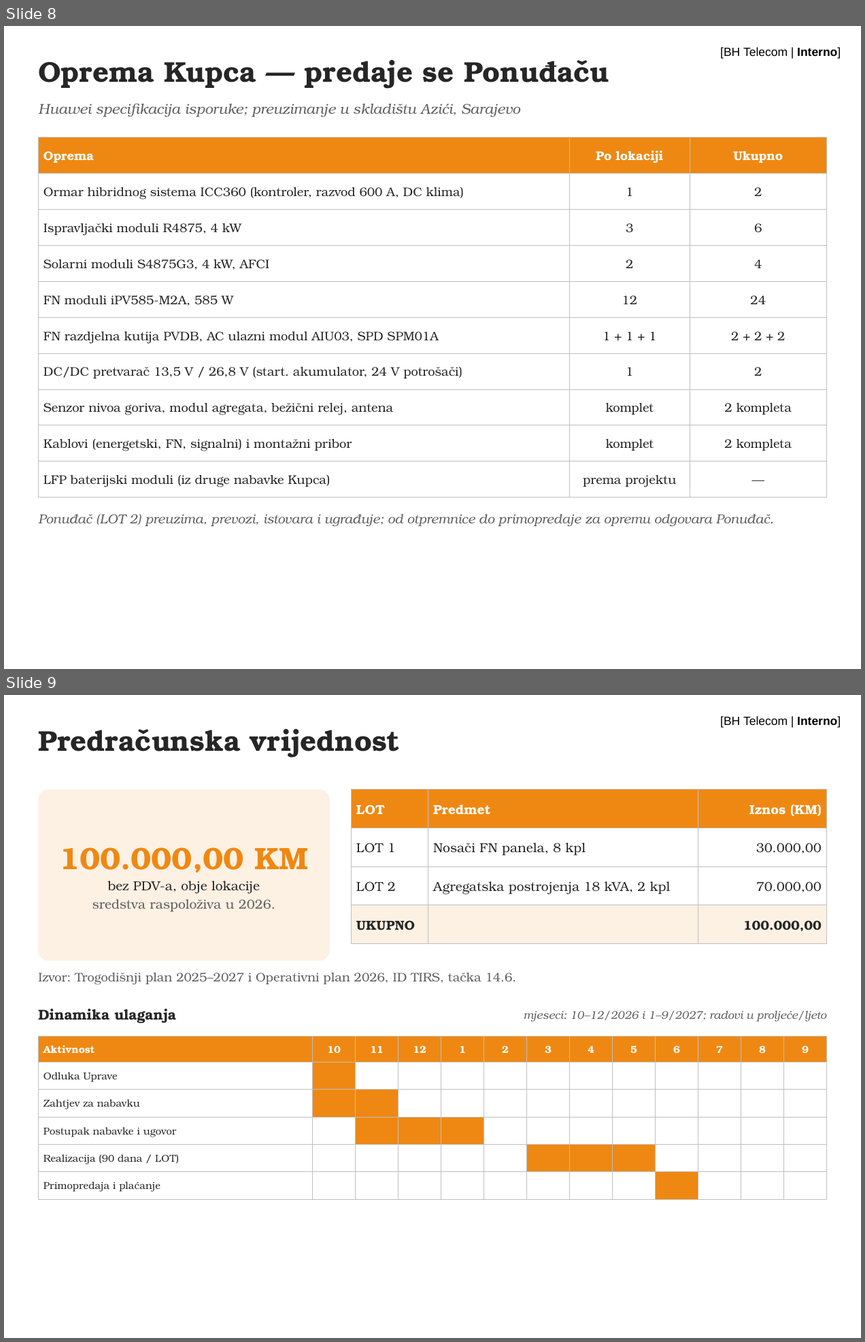
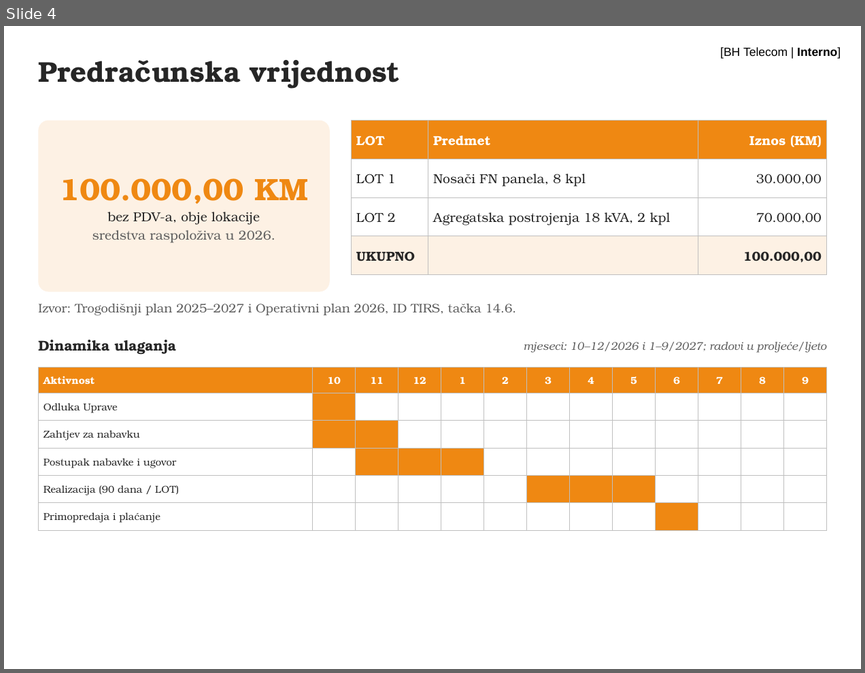
Before and after one commit to ruledicaprio/solar-rfp-engine, a slide deck: rfp-hybrid-solar-td/TD-OUTPUT/5. Prezentacija planirane nabavke - hibridni sistemi BS Sjednica i BS Hamzići.pptx. Shown one above the other, each under a label of ours: slides 8 and 9 before the commit, slide 4 after it. The pictures are 865x1342 and 865x673 pixels, drawn with LibreOffice and Linux fonts; fonts in the diff are those of the drawing; background and template pictures are left out. Boxes give left, top, right and bottom in pixels: in the first picture for what was removed or moved away, otherwise in the second. Text is boxed around its words. In the diff, an @@ line names an element or a change of style, - is before the commit and + after.

Commit message:
Prezentacija skraćena na 6 slajdova
Naslovni, opis investicije i postojeće stanje, tehničko rješenje i predmet
nabavke, predračunska vrijednost i dinamika, postupak od objave do ugovora,
HVALA NA PAŽNJI. Uslovi za ponuđače, primopredaja i rizici prešli u bilješke.

```diff
--- a/rfp-hybrid-solar-td/TD-OUTPUT/5. Prezentacija planirane nabavke - hibridni sistemi BS Sjednica i BS Hamzići.pptx
+++ b/rfp-hybrid-solar-td/TD-OUTPUT/5. Prezentacija planirane nabavke - hibridni sistemi BS Sjednica i BS Hamzići.pptx
@@ slide 8 removed at [4,26,861,669], background #FFFFFF; not listed: 1 template element that a slide beside it also shows @@
@@ text removed at [38,60,609,89] @@
-Oprema Kupca — predaje se Ponuđaču
@@ text removed at [38,104,520,117] @@
-Huawei specifikacija isporuke; preuzimanje u skladištu Azići, Sarajevo
@@ table removed at [38,138,827,497], 10 rows, 3 columns @@
-Oprema | Po lokaciji | Ukupno
-Ormar hibridnog sistema ICC360 (kontroler, razvod 600 A, DC klima) | 1 | 2
-Ispravljački moduli R4875, 4 kW | 3 | 6
-Solarni moduli S4875G3, 4 kW, AFCI | 2 | 4
-FN moduli iPV585-M2A, 585 W | 12 | 24
-FN razdjelna kutija PVDB, AC ulazni modul AIU03, SPD SPM01A | 1 + 1 + 1 | 2 + 2 + 2
-DC/DC pretvarač 13,5 V / 26,8 V (start. akumulator, 24 V potrošači) | 1 | 2
-Senzor nivoa goriva, modul agregata, bežični relej, antena | komplet | 2 kompleta
-Kablovi (energetski, FN, signalni) i montažni pribor | komplet | 2 kompleta
-LFP baterijski moduli (iz druge nabavke Kupca) | prema projektu | —
@@ text removed at [38,514,774,526] @@
-Ponuđač (LOT 2) preuzima, prevozi, istovara i ugrađuje; od otpremnice do primopredaje za opremu odgovara Ponuđač.
@@ what was slide 9 is now slide 4 @@
```
Also in this commit, not shown: 1 slide changed, 2 slides added, 10 other slides removed, 1 other file.
